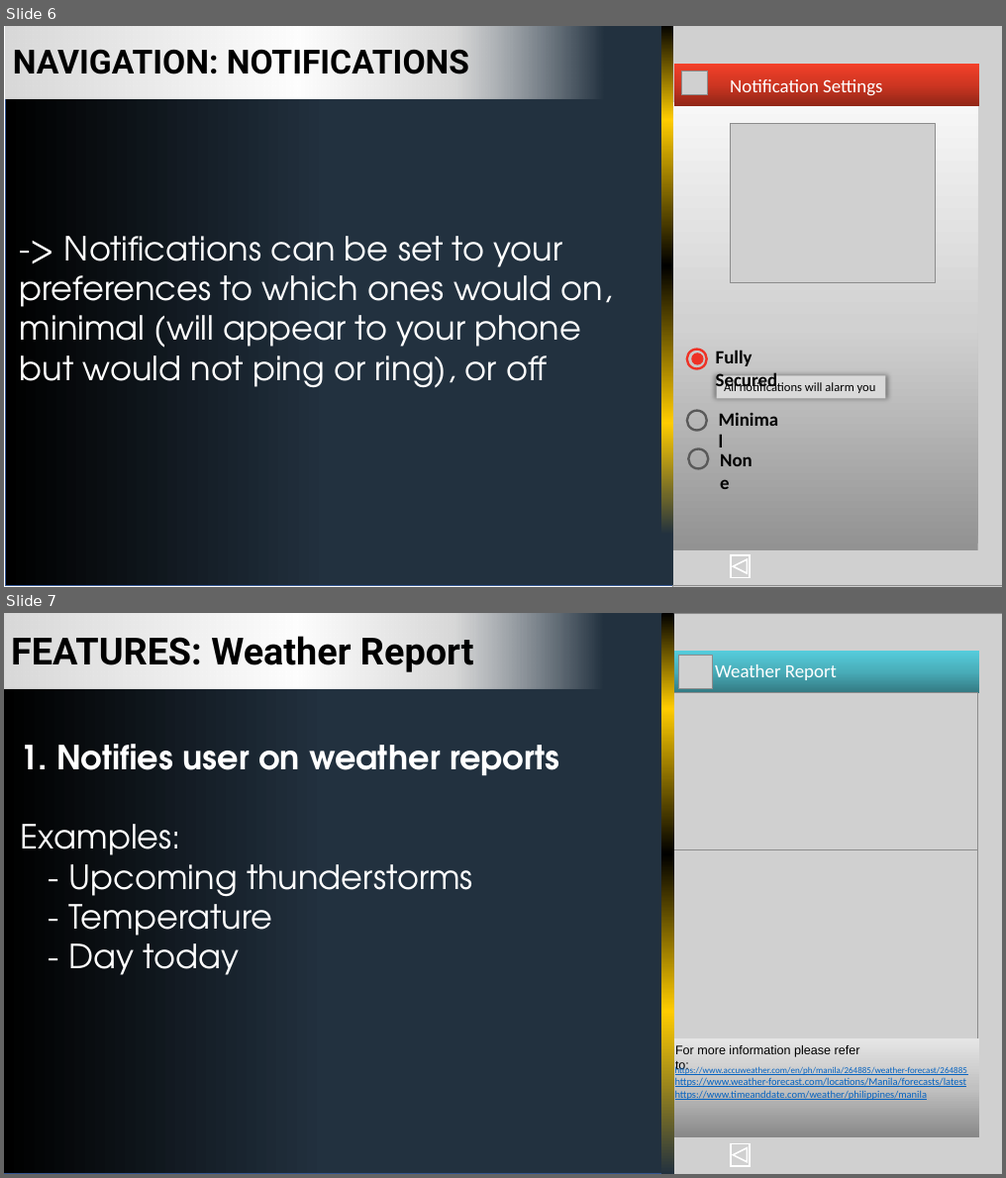
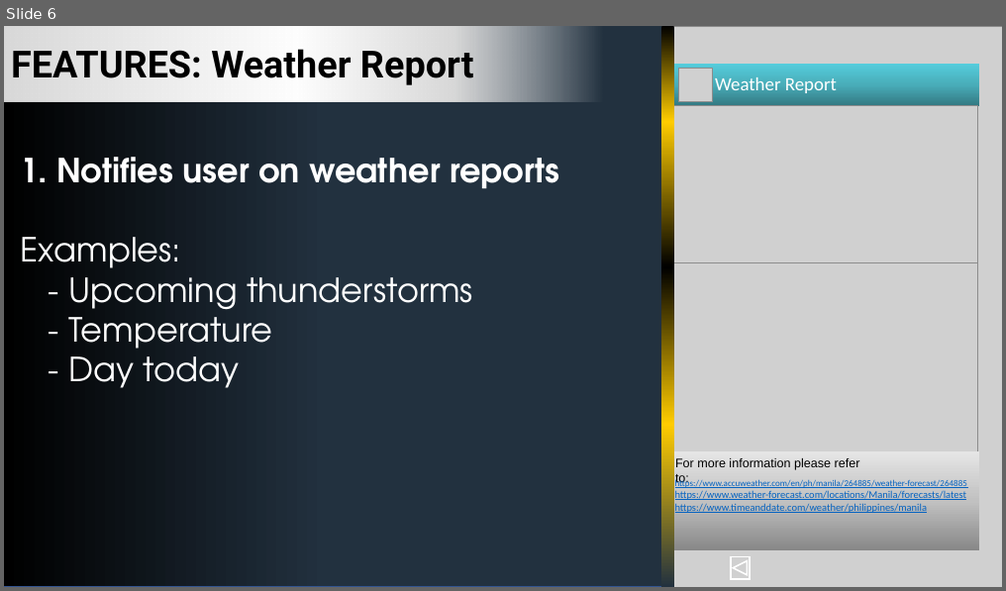
Before and after one commit to AvaNorada/-3CSB-GROUP5, a slide deck: ICS26011_-_Delubyocation (Not Finalized).pptx. Shown one above the other, each under a label of ours: slides 6 and 7 before the commit, slide 6 after it. The pictures are 1006x1178 and 1006x591 pixels, drawn with LibreOffice and Linux fonts; fonts in the diff are those of the drawing; grey boxes stand for pictures. Boxes give left, top, right and bottom in pixels: in the first picture for what was removed or moved away, otherwise in the second. Text is boxed around its words. In the diff, an @@ line names an element or a change of style, - is before the commit and + after.

```diff
--- a/ICS26011_-_Delubyocation (Not Finalized).pptx
+++ b/ICS26011_-_Delubyocation (Not Finalized).pptx
@@ slide 6 removed at [4,26,1002,587], background #FFFFFF @@
@@ rectangle removed at [6,26,814,586] @@
@@ rectangle removed at [6,26,604,99] @@
-NAVIGATION: NOTIFICATIONS
@@ rectangle removed at [661,26,673,586] @@
@@ picture removed at [672,26,1002,587] @@
@@ picture removed at [672,26,1002,586] @@
@@ rectangle removed at [674,64,979,106] @@
@@ rectangle removed at [681,72,845,94] @@
@@ picture removed at [681,71,708,95] @@
@@ text removed at [730,79,882,98] @@
-Notification Settings
@@ rectangle removed at [672,102,978,551] @@
@@ rectangle removed at [672,102,978,551] @@
@@ picture removed at [731,123,936,282] @@
@@ rectangle removed at [740,155,927,529] @@
@@ text removed at [20,236,613,388] @@
--> Notifications can be set to your preferences to which ones would on, minimal (will appear to your phone but would not ping or ring), or off
@@ ellipse removed at [687,350,706,369] @@
@@ text removed at [716,350,778,392] @@
-Fully Secured
@@ ellipse removed at [691,353,703,366] @@
@@ rectangle removed at [717,376,886,399] @@
-All notifications will alarm you
@@ ellipse removed at [687,411,707,430] @@
@@ text removed at [712,404,788,434] @@
-Minimal
@@ group removed at [661,357,970,522]: 4 pentagon arrows, 4 chord (boxed as its full ellipse)s, 1 picture @@
@@ ellipse removed at [688,449,708,469] @@
@@ text removed at [713,445,768,475] @@
-None
@@ action button forward next removed at [731,556,749,577] @@
@@ what was slide 7 is now slide 6 @@
```
Also in this commit, not shown: 1 other file.
